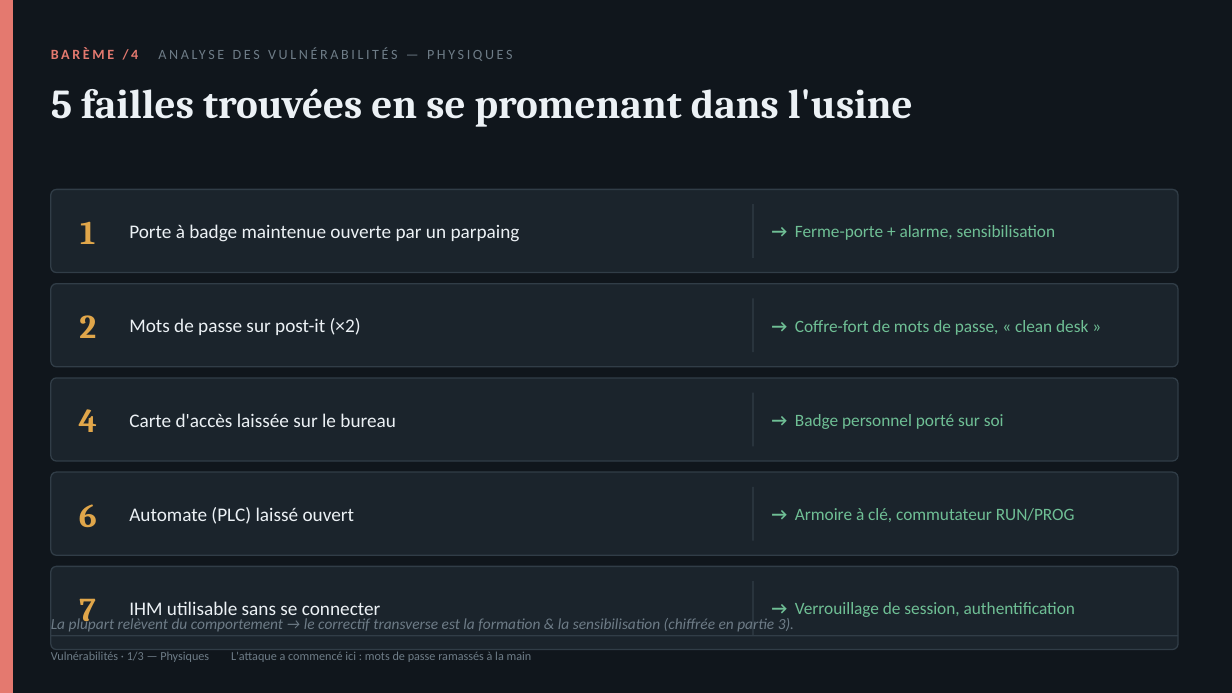
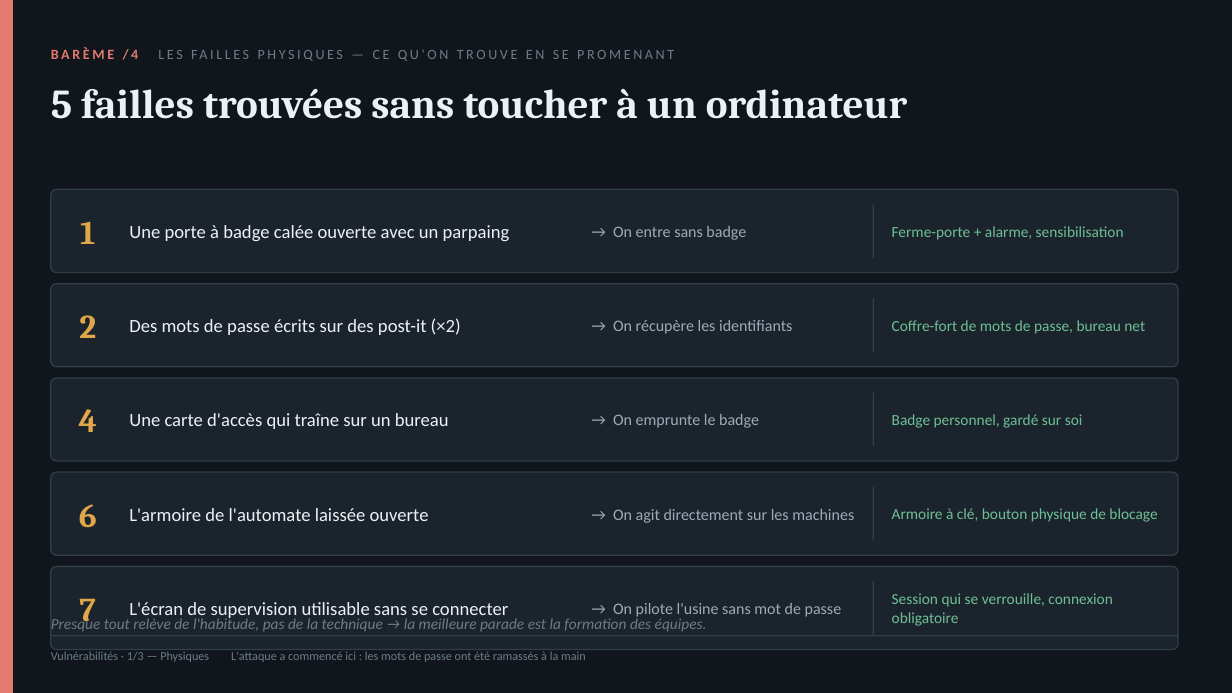
Before and after one commit to PauloLArtiste56/car-fire-streamlit, a slide deck: slide 1 of Vulnerabilites_slides.pptx. Drawn at 1232x693 pixels with LibreOffice and Linux fonts; fonts in the diff are those of the drawing. Boxes give left, top, right and bottom in pixels: in the first picture for what was removed or moved away, otherwise in the second. Text is boxed around its words. In the diff, an @@ line names an element or a change of style, - is before the commit and + after.

```diff
--- a/Vulnerabilites_slides.pptx
+++ b/Vulnerabilites_slides.pptx
@@ text at (x1=51, y1=88, x2=907, y2=119): text changed @@
-5 failles trouvées en se promenant dans l'usine
+5 failles trouvées sans toucher à un ordinateur
@@ text at (x1=129, y1=225, x2=510, y2=241): text changed; size 15 to 14.5 pt @@
-Porte à badge maintenue ouverte par un parpaing
+Une porte à badge calée ouverte avec un parpaing
@@ text added at (x1=613, y1=226, x2=746, y2=240), 12.5 pt, text #9DABB6 @@
+→ On entre sans badge
@@ text at (x1=892, y1=226, x2=1124, y2=240): text changed; size 13.5 to 12 pt @@
-→ Ferme-porte + alarme, sensibilisation
+Ferme-porte + alarme, sensibilisation
@@ text at (x1=129, y1=318, x2=461, y2=335): text changed; size 15 to 14.5 pt @@
-Mots de passe sur post-it (×2)
+Des mots de passe écrits sur des post-it (×2)
@@ text added at (x1=613, y1=320, x2=792, y2=334), 12.5 pt, text #9DABB6 @@
+→ On récupère les identifiants
@@ text at (x1=892, y1=320, x2=1145, y2=334): text changed; size 13.5 to 12 pt @@
-→ Coffre-fort de mots de passe, « clean desk »
+Coffre-fort de mots de passe, bureau net
@@ text at (x1=129, y1=413, x2=449, y2=429): text changed; size 15 to 14.5 pt @@
-Carte d'accès laissée sur le bureau
+Une carte d'accès qui traîne sur un bureau
@@ text added at (x1=613, y1=414, x2=759, y2=428), 12.5 pt, text #9DABB6 @@
+→ On emprunte le badge
@@ text at (x1=892, y1=414, x2=1083, y2=428): text changed; size 13.5 to 12 pt @@
-→ Badge personnel porté sur soi
+Badge personnel, gardé sur soi
@@ text removed at (x1=129, y1=507, x2=354, y2=524) @@
-Automate (PLC) laissé ouvert
@@ text added at (x1=129, y1=508, x2=429, y2=521), 14.5 pt, text #ECF1F5 @@
+L'armoire de l'automate laissée ouverte
@@ text added at (x1=613, y1=509, x2=854, y2=523), 12.5 pt, text #9DABB6 @@
+→ On agit directement sur les machines
@@ text at (x1=892, y1=508, x2=1157, y2=522): text changed; size 13.5 to 12 pt @@
-→ Armoire à clé, commutateur RUN/PROG
+Armoire à clé, bouton physique de blocage
@@ 5 lines moved together from (x1=753, y1=204, x2=753, y2=635) to (x1=873, y1=204, x2=873, y2=635) @@
@@ text added at (x1=892, y1=593, x2=1112, y2=626), 12 pt, text #6FBF95 @@
+Session qui se verrouille, connexion obligatoire
@@ text at (x1=51, y1=616, x2=707, y2=632): text changed @@
-La plupart relèvent du comportement → le correctif transverse est la formation & la sensibilisation (chiffrée en partie 3).
+Presque tout relève de l'habitude, pas de la technique → la meilleure parade est la formation des équipes.
@@ text at (x1=129, y1=602, x2=508, y2=621): text changed; size 15 to 14.5 pt @@
-IHM utilisable sans se connecter
+L'écran de supervision utilisable sans se connecter
@@ text added at (x1=613, y1=603, x2=842, y2=617), 12.5 pt, text #9DABB6 @@
+→ On pilote l'usine sans mot de passe
@@ text removed at (x1=795, y1=602, x2=1075, y2=617) @@
-→ Verrouillage de session, authentification
@@ text at (x1=51, y1=652, x2=586, y2=662): text changed @@
-Vulnérabilités · 1/3 — Physiques L'attaque a commencé ici : mots de passe ramassés à la main
+Vulnérabilités · 1/3 — Physiques L'attaque a commencé ici : les mots de passe ont été ramassés à la main
```
Also in this commit, not shown: 1 other slide changed, 1 slide added, 1 slide removed.
